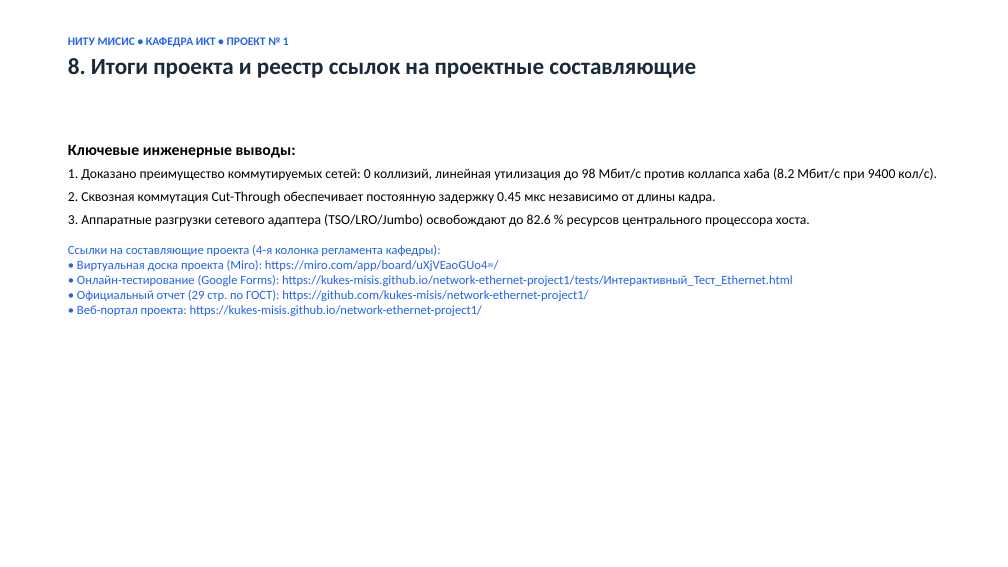
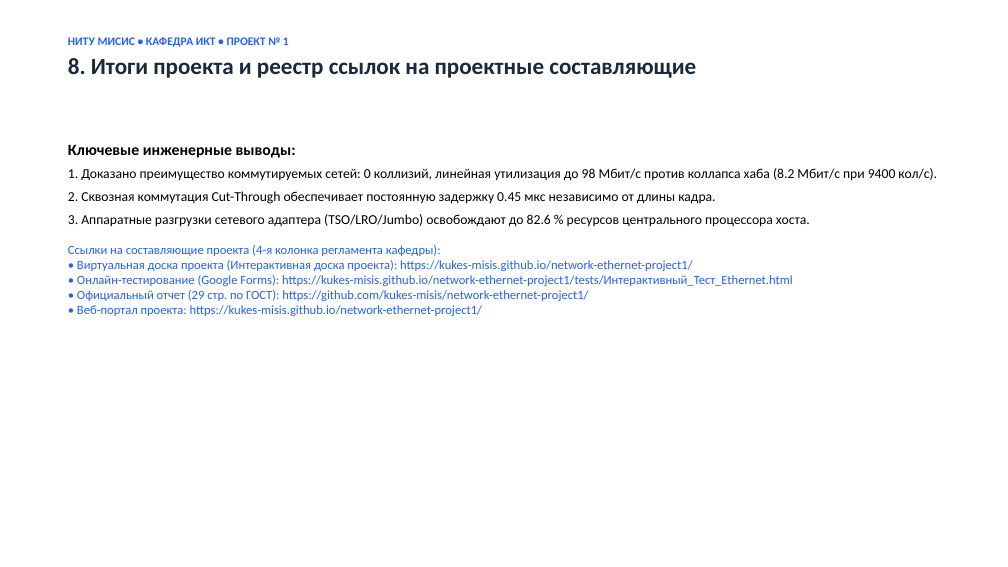
Before and after one commit to kukes-misis/network-ethernet-project1, a slide deck: slide 9 of docs/Презентация_ПР4_Проект1_Микитенко_Ерепов.pptx. Drawn at 1008x567 pixels with LibreOffice and Linux fonts; fonts in the diff are those of the drawing. Boxes give left, top, right and bottom in pixels: in the first picture for what was removed or moved away, otherwise in the second. Text is boxed around its words. In the diff, an @@ line names an element or a change of style, - is before the commit and + after.

Commit message:
refactor: completely sanitize project of Miro references and streamline academic UI for university defense

```diff
--- a/docs/Презентация_ПР4_Проект1_Микитенко_Ерепов.pptx
+++ b/docs/Презентация_ПР4_Проект1_Микитенко_Ерепов.pptx
@@ text at (x1=68, y1=245, x2=793, y2=316): text changed @@
-Ссылки на составляющие проекта (4-я колонка регламента кафедры):
-• Виртуальная доска проекта (Miro): https://miro.com/app/board/uXjVEaoGUo4=/
-• Онлайн-тестирование (Google Forms): https://kukes-misis.github.io/network-ethernet-project1/tests/Интерактивный_Тест_Ethernet.html
-• Официальный отчет (29 стр. по ГОСТ): https://github.com/kukes-misis/network-ethernet-project1/
-• Веб-портал проекта: https://kukes-misis.github.io/network-ethernet-project1/
+Ссылки на составляющие проекта (4-я колонка регламента кафедры):
+• Виртуальная доска проекта (Интерактивная доска проекта): https://kukes-misis.github.io/network-ethernet-project1/
+• Онлайн-тестирование (Google Forms): https://kukes-misis.github.io/network-ethernet-project1/tests/Интерактивный_Тест_Ethernet.html
+• Официальный отчет (29 стр. по ГОСТ): https://github.com/kukes-misis/network-ethernet-project1/
+• Веб-портал проекта: https://kukes-misis.github.io/network-ethernet-project1/
```
Also in this commit, not shown: 2 other slides changed, 22 other files.
